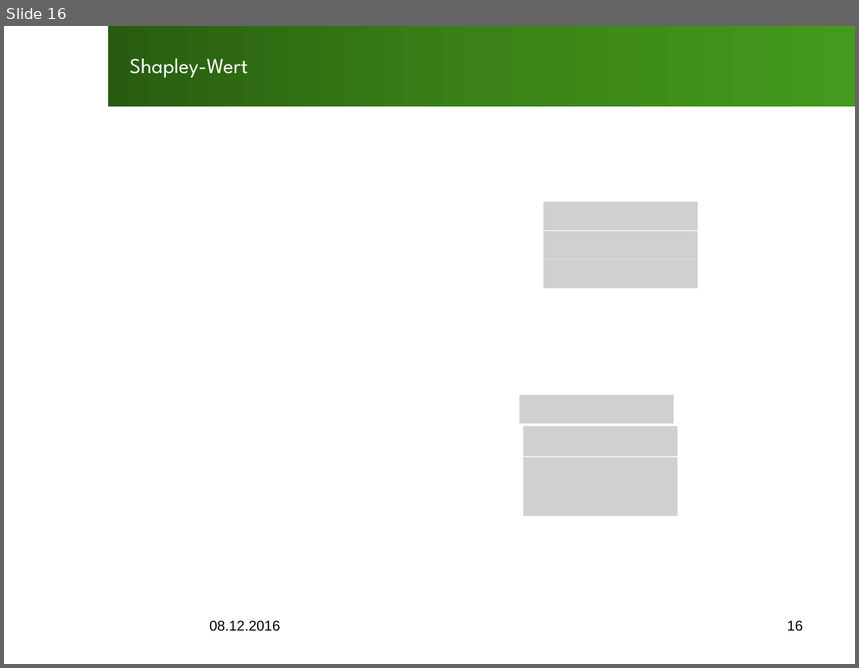
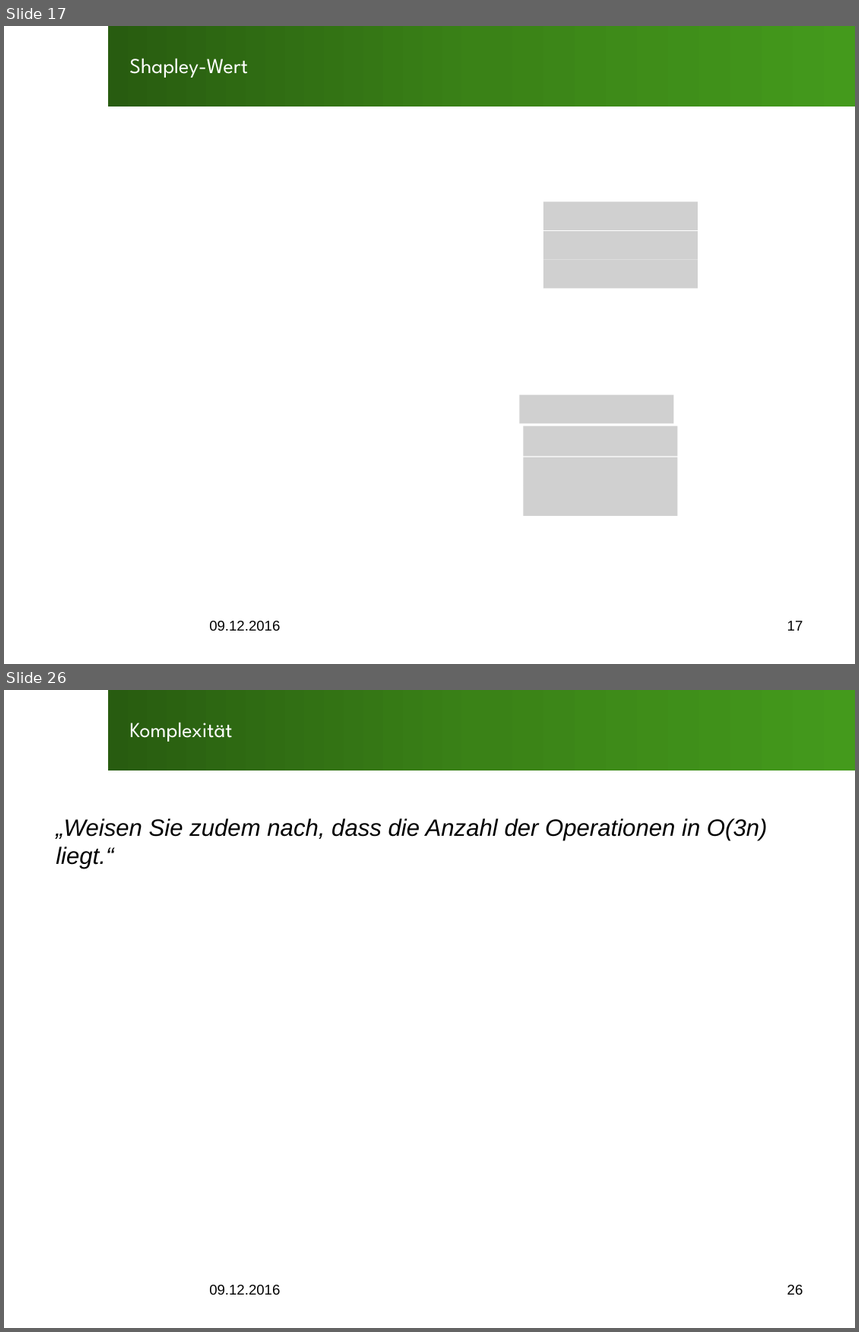
Before and after one commit to SOAS-Uni-Augsburg/ws16-17-group-13, a slide deck: Blatt07/Uebung7.pptx. Shown one above the other, each under a label of ours: slide 16 before the commit, slides 17 and 26 after it; the slides between them are not shown. The pictures are 859x668 and 859x1332 pixels, drawn with LibreOffice and Linux fonts; fonts in the diff are those of the drawing; grey boxes stand for pictures; background and template pictures are left out. Boxes give left, top, right and bottom in pixels: in the first picture for what was removed or moved away, otherwise in the second. Text is boxed around its words. In the diff, an @@ line names an element or a change of style, - is before the commit and + after.

```diff
--- a/Blatt07/Uebung7.pptx
+++ b/Blatt07/Uebung7.pptx
@@ slide 26 added at box(4, 690, 855, 1328), background #FFFFFF; not listed: 1 template element that a slide beside it also shows @@
@@ title added at box(129, 722, 232, 742), 18 pt, text #FFFFFF @@
+Komplexität
@@ text added at box(56, 818, 768, 869), 20 pt, text #000000, italic @@
+„Weisen Sie zudem nach, dass die Anzahl der Operationen in O(3n) liegt.“
@@ text added at box(209, 1285, 280, 1296), 12 pt, text #000000 @@
+09.12.2016
@@ page number added at box(788, 1285, 804, 1296), 12 pt, text #000000 @@
+26
@@ what was slide 16 is now slide 17 @@
@@ slide 17 changed as well @@
@@ text at box(209, 621, 280, 632): text changed @@
-08.12.2016
+09.12.2016
@@ page number at box(788, 621, 804, 631): text changed @@
-16
+17
```
Also in this commit, not shown: 14 other slides changed, 14 other slides added, 1 other file.
